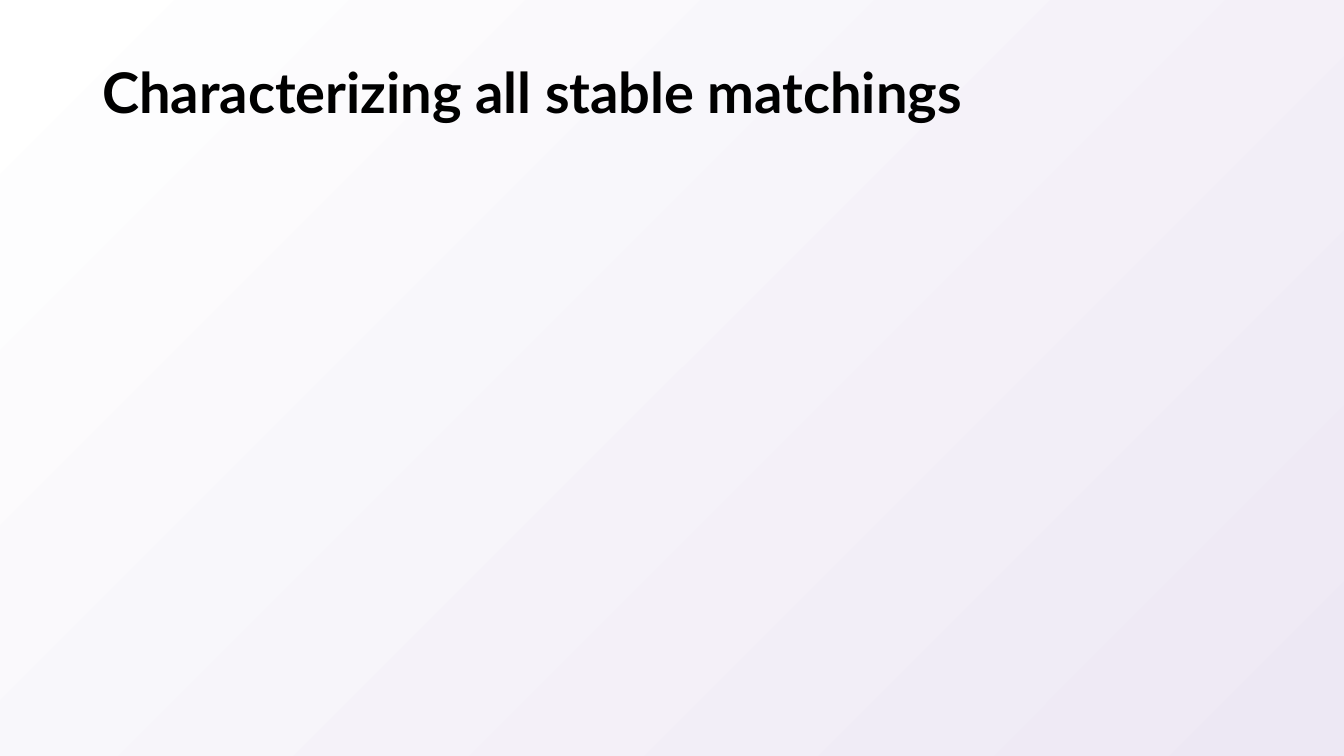
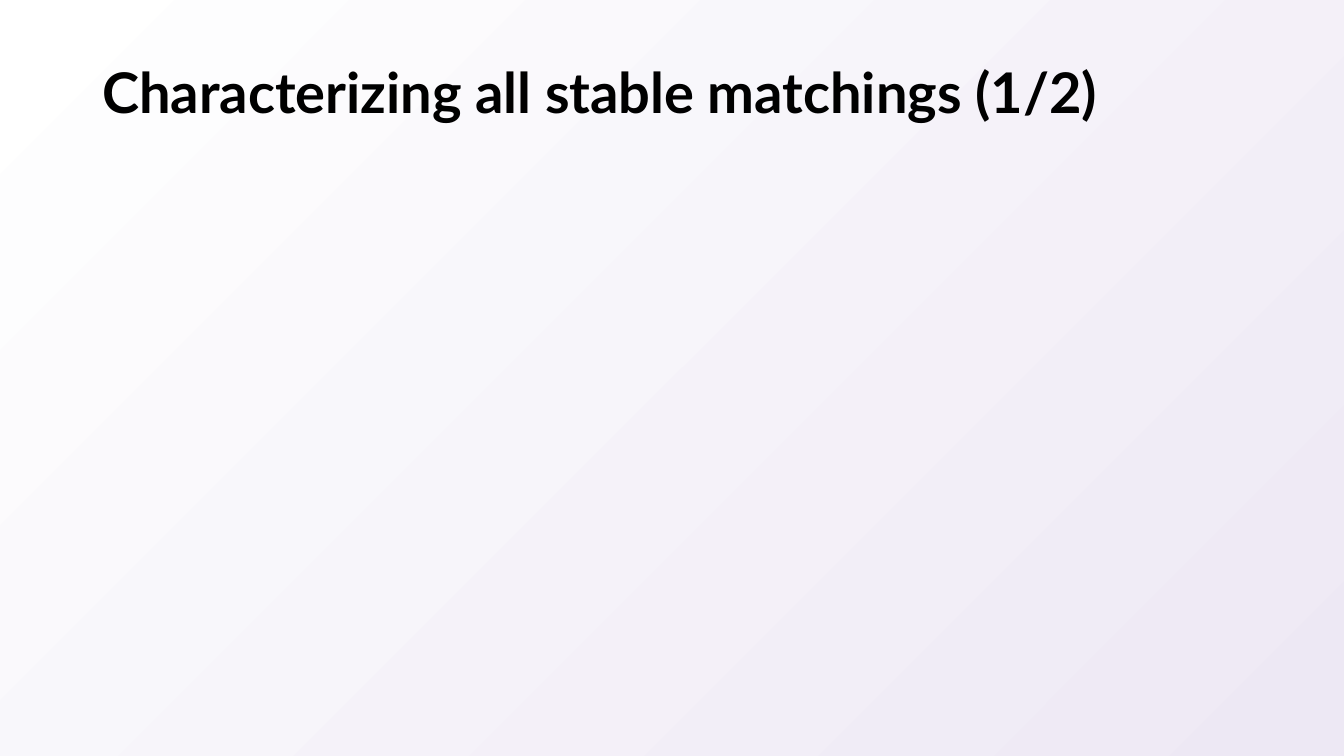
Before and after one commit to natebrunelle/cse417, a slide deck: slide 49 of markdown/files/slides/04.pptx (slide 48 before the commit). Drawn at 1344x756 pixels with LibreOffice and Linux fonts; fonts in the diff are those of the drawing; grey boxes stand for pictures. Boxes give left, top, right and bottom in pixels: in the first picture for what was removed or moved away, otherwise in the second. Text is boxed around its words. In the diff, an @@ line names an element or a change of style, - is before the commit and + after.

```diff
--- a/markdown/files/slides/04.pptx
+++ b/markdown/files/slides/04.pptx
@@ title at bbox=[102, 69, 1097, 123]: text changed @@
-Characterizing all stable matchings
+Characterizing all stable matchings (1/2)
```
Also in this commit, not shown: 35 other slides changed, 1 slide added, 4 other files.
